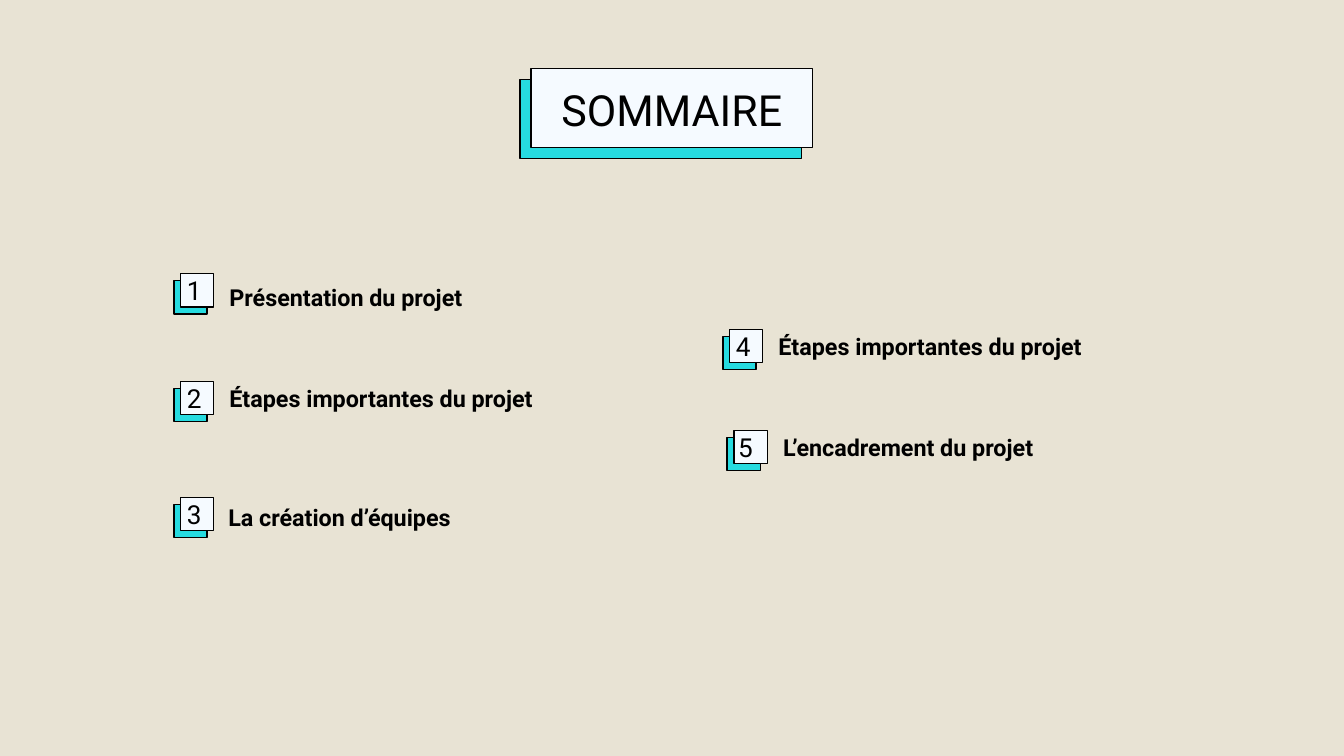
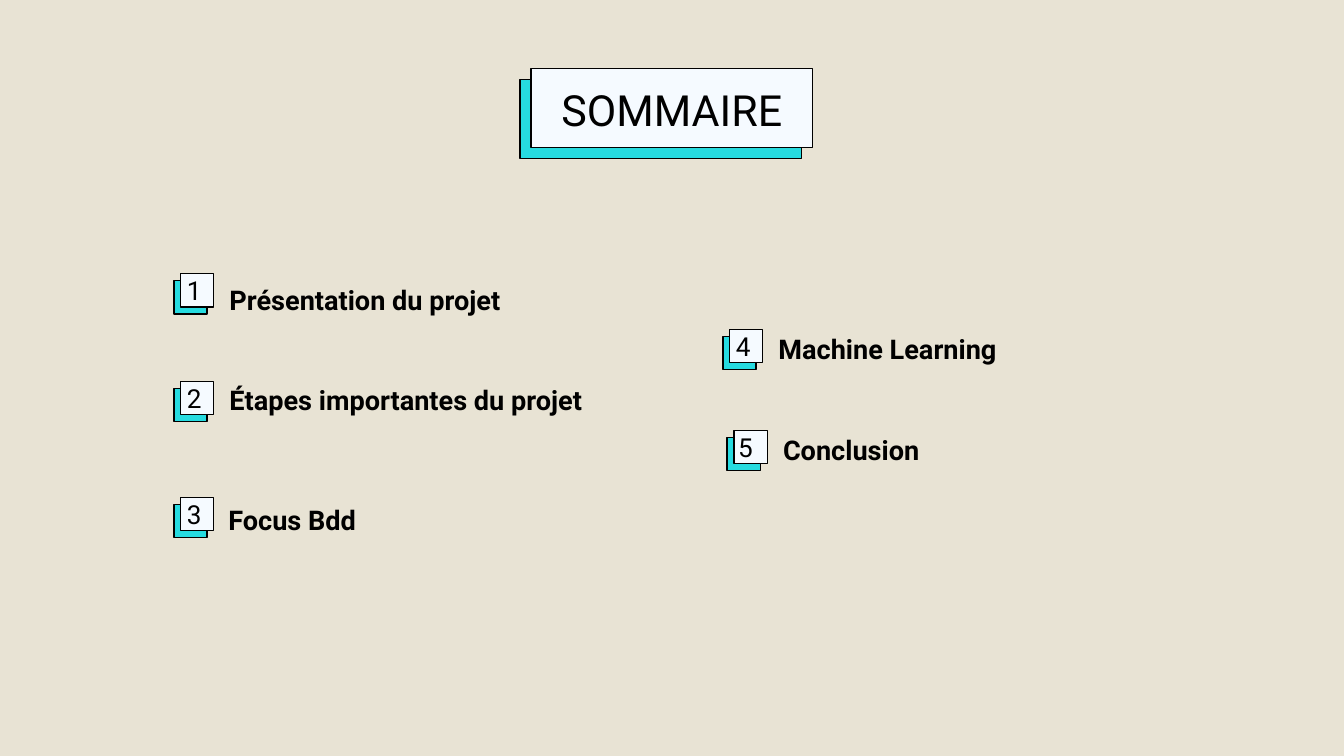
Before and after one commit to DataScientest-Studio/CDE-NOV23-OPA, a slide deck: slide 2 of docs/Projet OPA - CryptoBot avec Binance.odp. Drawn at 1344x756 pixels with LibreOffice and Linux fonts; fonts in the diff are those of the drawing; background and template pictures are left out. Boxes give left, top, right and bottom in pixels: in the first picture for what was removed or moved away, otherwise in the second. Text is boxed around its words. In the diff, an @@ line names an element or a change of style, - is before the commit and + after.

```diff
--- a/docs/Projet OPA - CryptoBot avec Binance.odp
+++ b/docs/Projet OPA - CryptoBot avec Binance.odp
@@ text "Présentation du projet" at [229, 289, 500, 316]: size 12.5 to 14.5 pt @@
@@ text at [778, 338, 997, 365]: text changed; size 12.5 to 14.5 pt @@
-Étapes importantes du projet
+Machine Learning
@@ text "Étapes importantes du projet" at [229, 386, 582, 416]: size 12.5 to 14.5 pt @@
@@ text at [783, 439, 919, 461]: text changed; size 12.5 to 14.5 pt @@
-L’encadrement du projet
+Conclusion
@@ text at [228, 509, 356, 531]: text changed; size 12.5 to 14.5 pt @@
-La création d’équipes
+Focus Bdd
```
Also in this commit, not shown: 9 other slides changed, 10 slides added, 5 slides removed, 4 other files.
